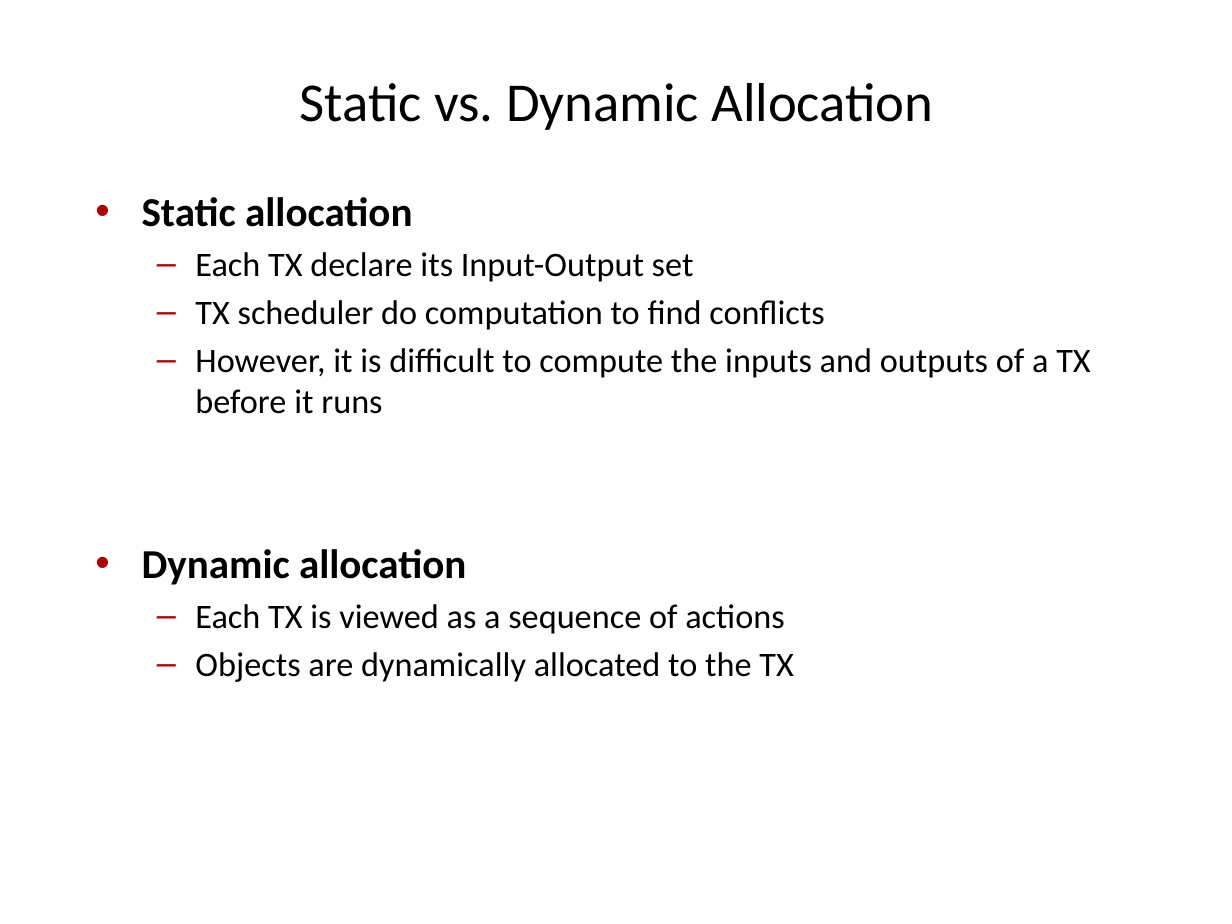
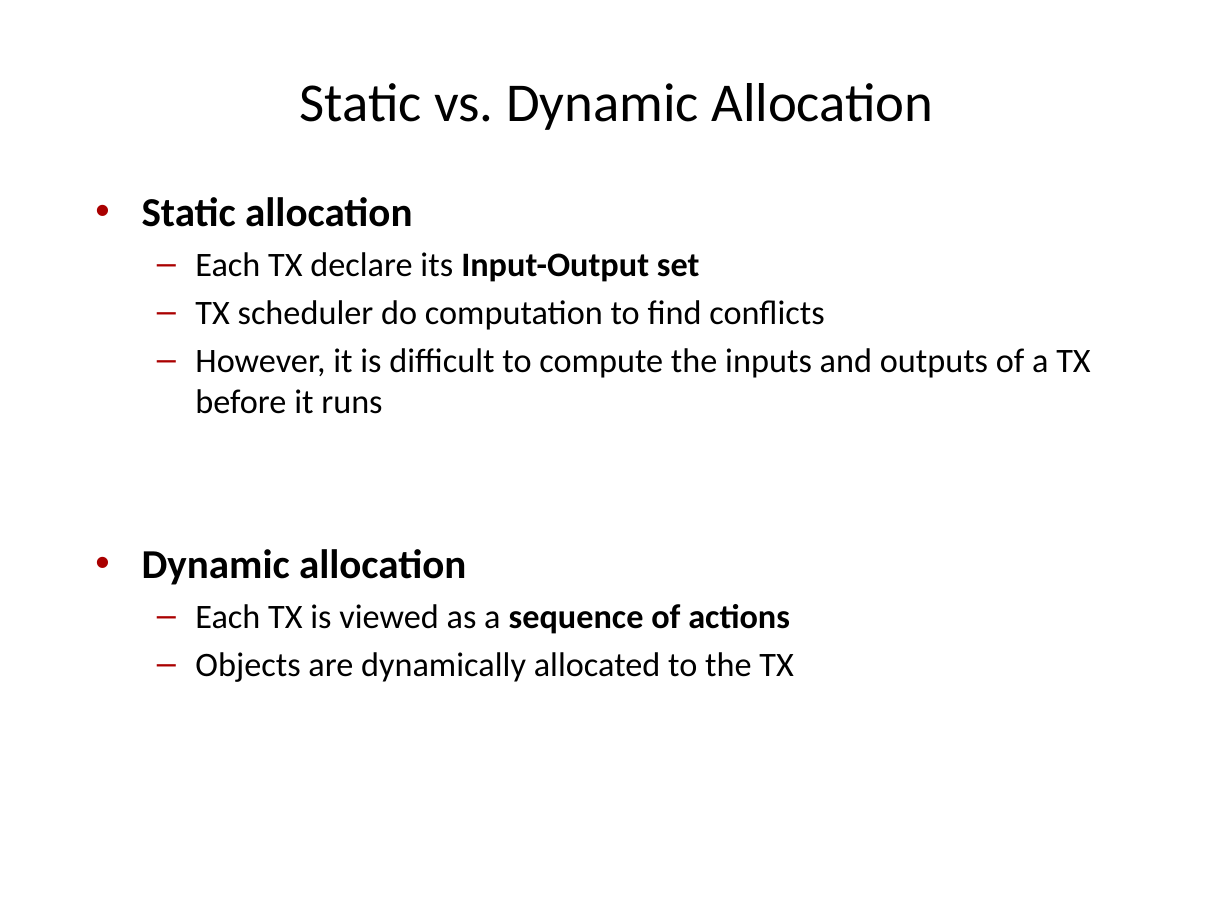
Before and after one commit to VLDB-Study/transaction-processing-study, a slide deck: slide 6 of chapter7/slides/Ch7-Isolation_concepts.pptx. Drawn at 1232x924 pixels with LibreOffice and Linux fonts; fonts in the diff are those of the drawing. Boxes give left, top, right and bottom in pixels: in the first picture for what was removed or moved away, otherwise in the second. Text is boxed around its words. In the diff, an @@ line names an element or a change of style, - is before the commit and + after.

```diff
--- a/chapter7/slides/Ch7-Isolation_concepts.pptx
+++ b/chapter7/slides/Ch7-Isolation_concepts.pptx
@@ text at (x1=195, y1=252, x2=790, y2=634): bold on in "Input-Output set", "sequence of actions" @@
```
Also in this commit, not shown: 6 other slides changed, 22 slides added, 4 slides removed.
